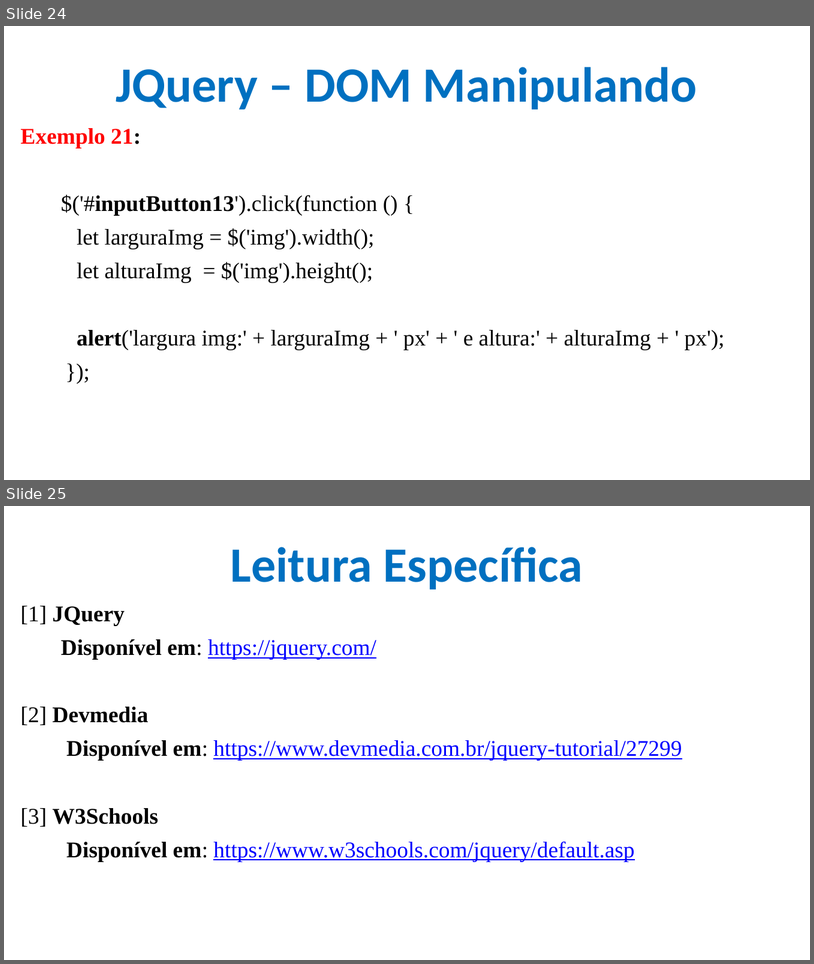
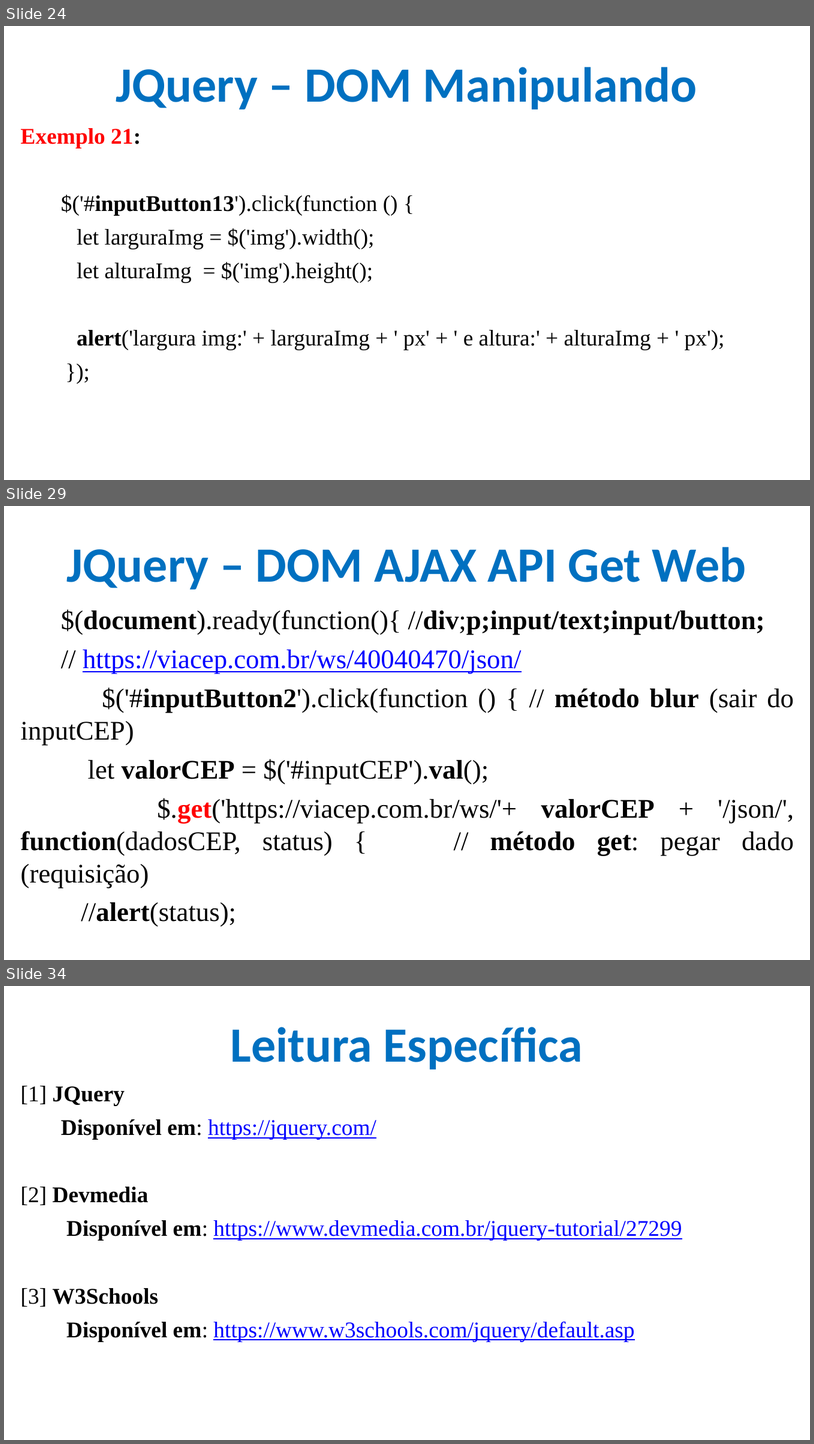
Before and after one commit to CloudEducationBrazil/WydenDesenvolvimentoWebPHP, a slide deck: 01 Classes/Aula 11 Desenvolvimento Web PHP - JQuery.pptx. Shown one above the other, each under a label of ours: slides 24 and 25 before the commit, slides 24, 29 and 34 after it; the slides between them are not shown. The pictures are 814x964 and 814x1444 pixels, drawn with LibreOffice and Linux fonts; fonts in the diff are those of the drawing; background and template pictures are left out. Boxes give left, top, right and bottom in pixels: in the first picture for what was removed or moved away, otherwise in the second. Text is boxed around its words. In the diff, an @@ line names an element or a change of style, - is before the commit and + after.

Commit message:
ppt DOM JQuery

```diff
--- a/01 Classes/Aula 11 Desenvolvimento Web PHP - JQuery.pptx
+++ b/01 Classes/Aula 11 Desenvolvimento Web PHP - JQuery.pptx
@@ slide 29 added at (4,506,810,960), background picture (left out) @@
@@ title added at (66,547,747,589), 44 pt, text #0070C0, bold @@
+JQuery – DOM AJAX API Get Web
@@ text added at (21,609,794,927), 24 pt, text #000000 @@
+$(document).ready(function(){ //div;p;input/text;input/button;
+// https://viacep.com.br/ws/40040470/json/
+$('#inputButton2').click(function () { // método blur (sair do inputCEP)
+let valorCEP = $('#inputCEP').val();
+$.get('https://viacep.com.br/ws/'+ valorCEP + '/json/', function(dadosCEP, status) { // método get: pegar dado (requisição)
+//alert(status);
@@ what was slide 25 is now slide 34 @@
```
Also in this commit, not shown: 8 other slides added, 3 other files.
